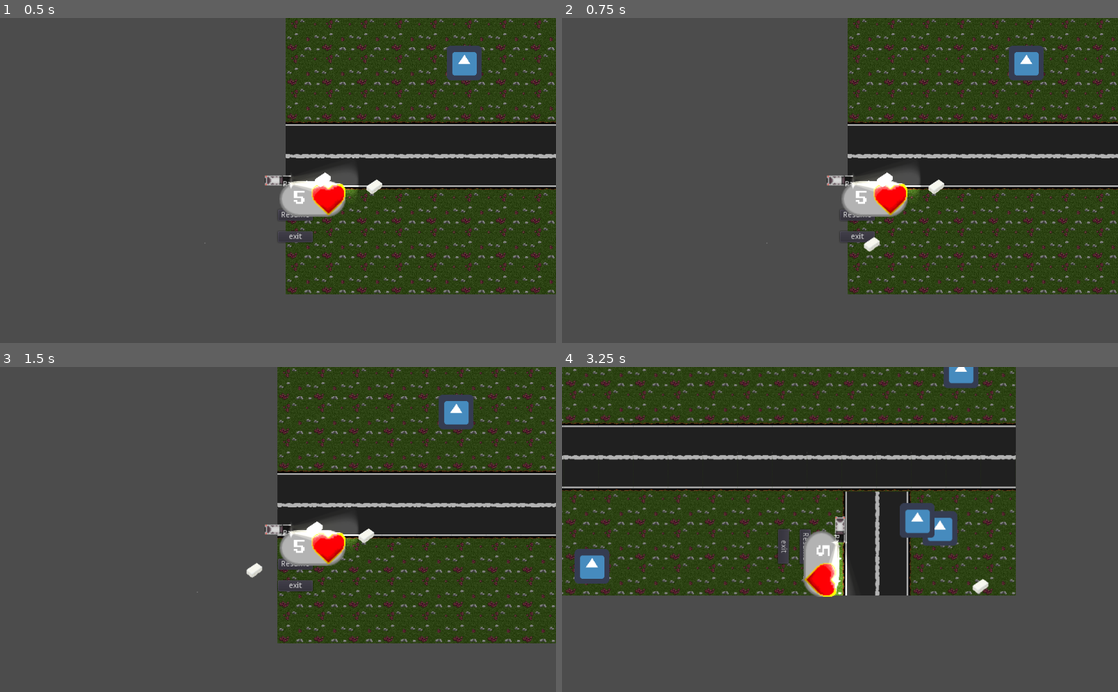
Above: before the commit, frames 1-4 (two rows, left to right).
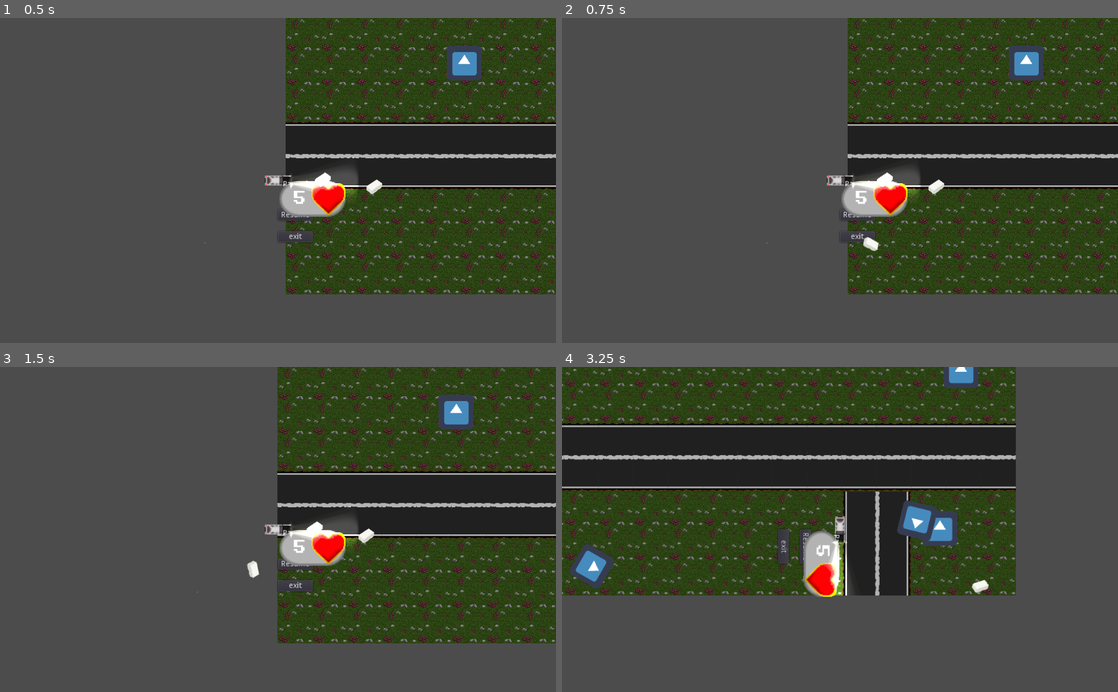
Above: after the commit, the same moments.

Repository: VictorChenJ/Tofu-Delivery-Simulator-Shoot-Out-Simulator-Game-D1
Game: Godot game, scene res://Scenes/Map.tscn
Same seed, same stepped clock (60 frames per second), same inputs: the game is played once before the commit and once after it. The engine's default icon, where the game draws it, is replaced by a stand-in: a white triangle on a blue panel in a dark square.
Inputs (mouse positions are in pixels of both pictures, inside the frame that each line leads up to):
- Up to frame 1 (0.5 s): no input
- Up to frame 2 (0.75 s): click "Resume" at 0.5 s
- Up to frame 3 (1.5 s): move the mouse to (250, 594) at 1.27 s; hold W (accelerate) from 1.28 s (still down); click (250, 594) at 1.35 s
- Up to frame 4 (3.25 s): move the mouse to (1006, 578) at 2.02 s; click (1006, 578) at 2.1 s; move the mouse to (673, 480) at 2.77 s; release W (accelerate) at 2.78 s; hold D (steer_left) from 2.78 s (still down); click (673, 480) at 2.85 s

Frame 1 is identical in both runs. In frame 2, less than 0.1% of the frame differs, in the area x 54-58%, y 67-73%; in frame 3, less than 0.1%; in frame 4, 0.6%, in the area x 1-77%, y 41-70%.

Commit message:
bullet rotation

Diff:
--- a/Scripts/Enemy.gd
+++ b/Scripts/Enemy.gd
@@ -28,6 +28,7 @@
 	new_bullet.velocity = Vector2(speed, 0).rotated(deg2rad(direction))
 	new_bullet.position = position
 	get_parent().add_child(new_bullet)
+	new_bullet.rotate(deg2rad(direction))
 	$GunshotSoundPlayer.play()
 
 func _process(delta):
--- a/Scripts/NecoEnemy.gd
+++ b/Scripts/NecoEnemy.gd
@@ -28,6 +28,7 @@
 	new_bullet.velocity = Vector2(speed, 0).rotated(deg2rad(direction))
 	new_bullet.position = position
 	get_parent().add_child(new_bullet)
+	new_bullet.rotate(deg2rad(direction))
 	$GunshotSoundPlayer.play()
 
 func _process(delta):
--- a/Scripts/PlayerDriver.gd
+++ b/Scripts/PlayerDriver.gd
@@ -150,6 +150,7 @@
 	new_PlayerBullet.velocity = Vector2(speed, 0).rotated(deg2rad(direction))
 	new_PlayerBullet.position = position
 	get_parent().add_child(new_PlayerBullet)
+	new_PlayerBullet.rotate(deg2rad(direction))
 	$GunShotSoundPlayer.play()
 
 #tofu delivery
